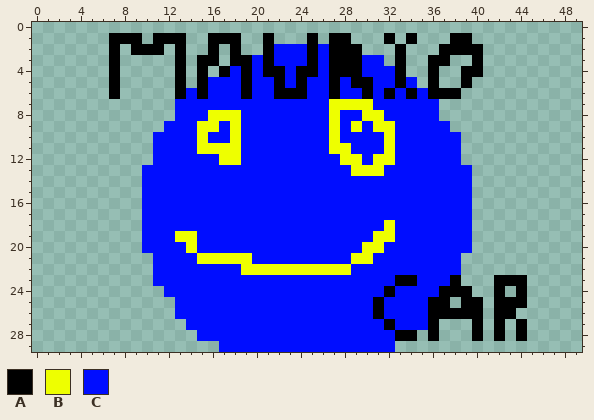
Pixel-art sprite: Race Track/images/Mauri_Car_Cover.png. Above, as it was before the edit.
The file is 50x30 pixels.
Palette (. is transparent): A #000000  B #eeff00  C #000dff
New version:
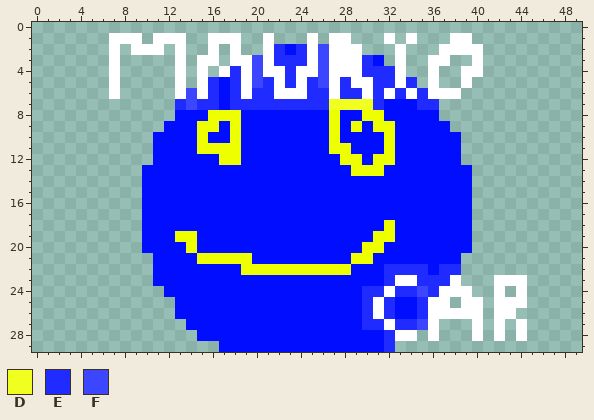
Colours new in this view: D #f0ff20  E #202bff  F #3c46ff
The edit:
@@ palette @@
-A #000000
+A #ffffff
@@ x 11..38 @@
  1 AAA..AAA..A...A.AA...A.A...A
- 2 A.A..A.A..ACCCACAAA...A...AA
- 3 ..A.AA.AACACCCACAAACC.A..AA.
- 4 ..A.A.ACACAACAACAAACCCA..A..
- 5 ..A.ACCCACCACACCACAACCAC.A..
- 6 ..ACACCCACCAAACCACCACACACAAA
- 7 ..CCCCCCCCCCCCCCBBBBCCCCCC..
+ 2 A.A..A.A..AECEAFAAA...A...AA
+ 3 ..A.AA.AAFAEEEAFAAAEC.A..AA.
+ 4 ..A.A.AEAFAAEAAFAAAEEEA..A..
+ 5 ..A.AECEAFEAEAEFAEAAEEAE.A..
+ 6 ..AFAECEAEEAAAEEAEEAEAEAEAAA
+ 7 ..EFEECEEEEEEEEEDDDDECCCEE..
  8 ..CCCBBBCCCCCCCCBCCBBCCCCC..
@@ x 28..40 @@
 21 CBBCCCCCCCC..
-22 BCCCCCCCCCC..
-23 CCCCCAACCCA..
-24 CCCCACCCCAAA.
-25 CCCACCCCAA.AA
-26 CCCACCCCAAAAA
-27 CCCCACCCA...A
-28 CCCCCAA.A...A
-29 CCCCC........
+22 BCCCEEEECEE..
+23 CCCCEAAEEEA..
+24 CCEEAEEFEAAA.
+25 CCEAECCEAA.AA
+26 CCEAECCEAAAAA
+27 CCEEAEEFA...A
+28 CCCCEAA.A...A
+29 CCCCE........
Changed places in both pictures, as pixel boxes (x1, y1, x2, y2):
changed: (109, 33, 483, 110)
changed: (362, 264, 527, 352)
